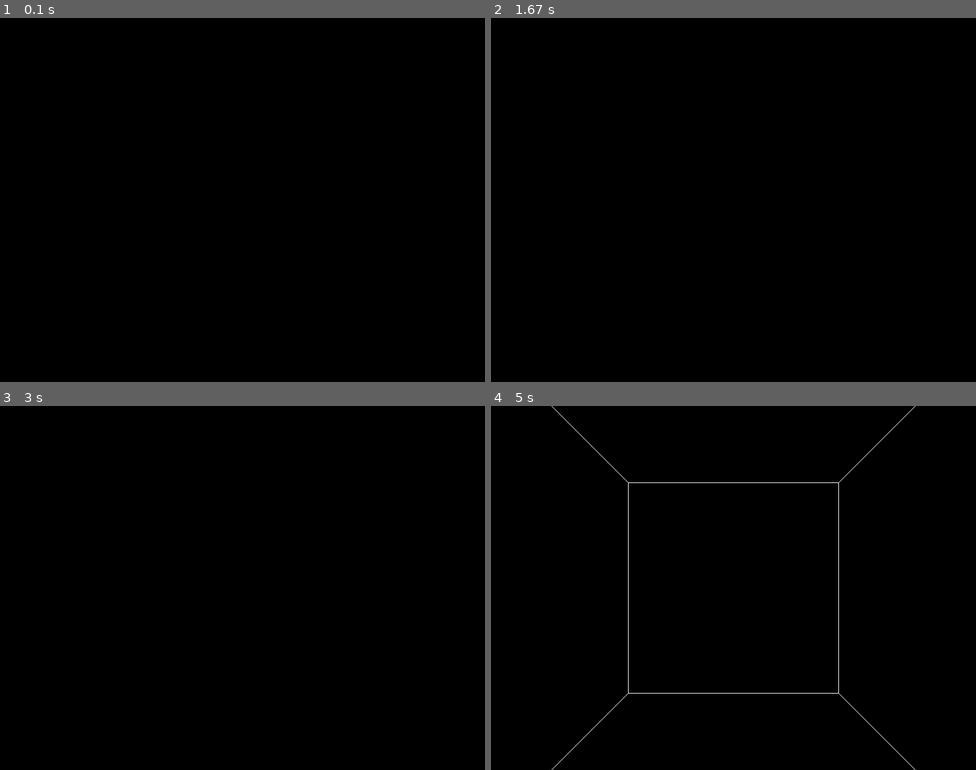
Above: before the commit, frames 1-4 (two rows, left to right).
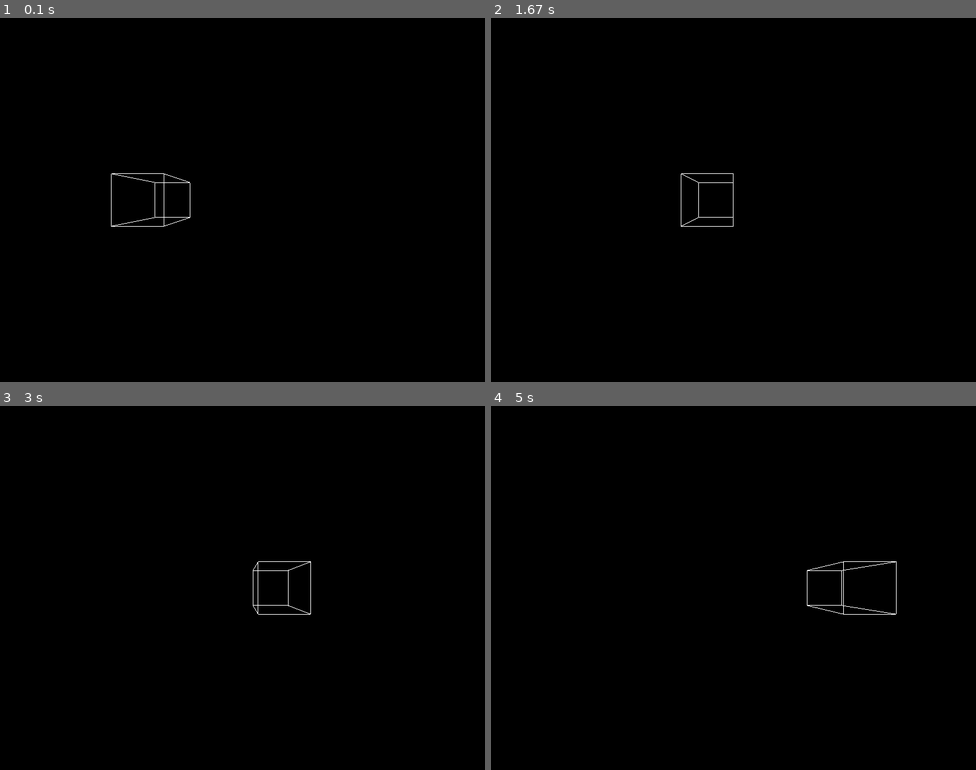
Above: after the commit, the same moments.

Repository: shaaryuval2006/image_project
Game: pygame game, started from examples/cube_opengl.py
Same seed, same stepped clock (60 frames per second), same inputs: the game is played once before the commit and once after it.
Inputs:
- Up to frame 1 (0.1 s): no input
- Up to frame 2 (1.67 s): no input
- Up to frame 3 (3 s): no input
- Up to frame 4 (5 s): no input

The runs differ from the first frame. In frame 1, 0.2% of the frame differs, in the area x 22-40%, y 42-58%; in frame 2, 0.1%; in frame 3, 0.1%; in frame 4, 0.6%, in the area x 12-88%, y 0-100%.

Commit message:
changed cube

Diff:
--- a/examples/cube_opengl.py
+++ b/examples/cube_opengl.py
@@ -1,22 +1,19 @@
 import pygame
 from pygame.locals import *
-
 from OpenGL.GL import *
 from OpenGL.GLU import *
-
-
-
+import time
 
 def Cube(delta):
-    verticies = (
-        (1 +delta, -1+delta, -1+delta+5),
-        (1 + delta, 1+delta, -1+delta+5),
-        (-1 +delta, 1+delta, -1+delta+5),
-        (-1 +delta, -1+delta, -1+delta+5),
-        (1 +delta, -1+delta, 1+delta+5),
-        (1 +delta, 1+delta, 1+delta+5),
-        (-1 +delta, -1+delta, 1+delta+5),
-        (-1 +delta, 1+delta, 1+delta+5)
+    vertices = (
+        (1 + delta, -1 + delta, -1 + delta + 5),
+        (1 + delta, 1 + delta, -1 + delta + 5),
+        (-1 + delta, 1 + delta, -1 + delta + 5),
+        (-1 + delta, -1 + delta, -1 + delta + 5),
+        (1 + delta, -1 + delta, 1 + delta + 5),
+        (1 + delta, 1 + delta, 1 + delta + 5),
+        (-1 + delta, -1 + delta, 1 + delta + 5),
+        (-1 + delta, 1 + delta, 1 + delta + 5)
     )
 
     edges = (
@@ -36,31 +33,51 @@
     glBegin(GL_LINES)
     for edge in edges:
         for vertex in edge:
-            glVertex3fv(verticies[vertex])
+            glVertex3fv(vertices[vertex])
     glEnd()
 
+def move_cube_right(speed):
+    glTranslatef(speed, 0.0, 0.0)
+
+def set_cube_position_left():
+    glTranslatef(-8.0, 0.0, -5)
+
+def set_cube_position_right():
+    glTranslatef(-2.0, 0.0, -5)
 
 def main():
     pygame.init()
-    display = (800,600)
-    pygame.display.set_mode(display, DOUBLEBUF|OPENGL)
+    display = (800, 600)
+    pygame.display.set_mode(display, DOUBLEBUF | OPENGL)
 
-    gluPerspective(120, (display[0]/display[1]), 0.1, 50.0)
+    gluPerspective(120, (display[0] / display[1]), 0.1, 50.0)
     gluLookAt(0, 0, 0, 0, 0, -5, 0, 1, 0)
-    glTranslatef(0.0,0.0, -5)
-    x = 5
+
+    set_cube_position_right()
+
+    scale_factor = 0.5
+
+    last_time = time.time()
+
     while True:
         for event in pygame.event.get():
             if event.type == pygame.QUIT:
                 pygame.quit()
                 quit()
 
-        #glRotatef(1, 3, 1, 1)
-        x -= 0.01
-        glClear(GL_COLOR_BUFFER_BIT|GL_DEPTH_BUFFER_BIT)
-        Cube(x)
+        current_time = time.time()
+        if current_time - last_time >= 0.1:
+            move_cube_right(0.1)
+            last_time = current_time
+
+
+        glClear(GL_COLOR_BUFFER_BIT | GL_DEPTH_BUFFER_BIT)
+        glPushMatrix()  # Save the current matrix
+        glScalef(scale_factor, scale_factor, scale_factor)  # Scale the cube
+        Cube(0)  # Draw the scaled cube
+        glPopMatrix()  # Restore the previous matrix
+
         pygame.display.flip()
         pygame.time.wait(10)
 
-
 main()
